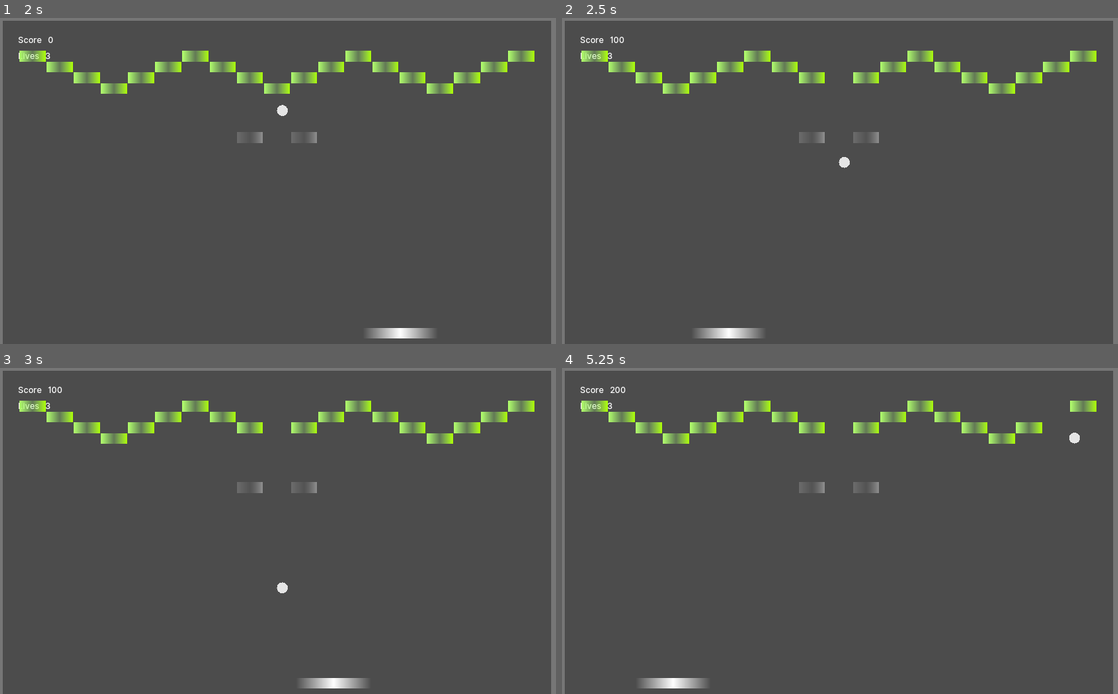
Above: before the commit, frames 1-4 (two rows, left to right).
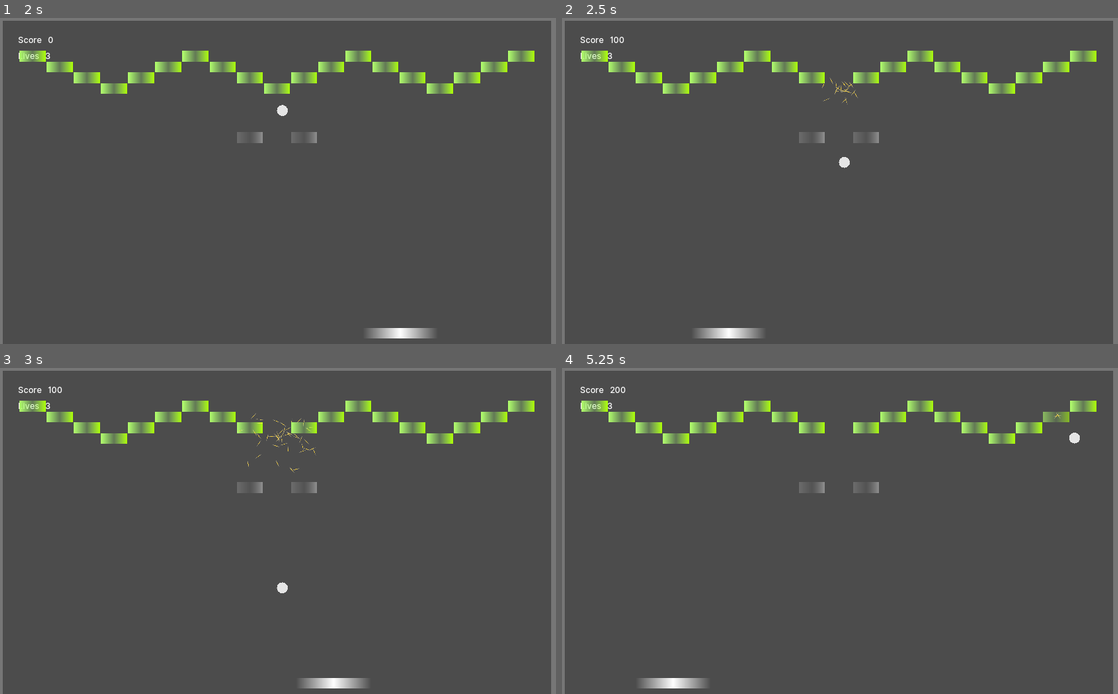
Above: after the commit, the same moments.

Repository: Calinou/gdbreakout
Game: Godot game, scene res://menu/main.tscn
Same seed, same stepped clock (60 frames per second), same inputs: the game is played once before the commit and once after it.
Inputs (mouse positions are in pixels of both pictures, inside the frame that each line leads up to):
- Up to frame 1 (2 s): click "Play" at 0.5 s; move the mouse to (400, 164) at 1.27 s
- Up to frame 2 (2.5 s): move the mouse to (728, 197) at 2.02 s
- Up to frame 3 (3 s): move the mouse to (333, 459) at 2.77 s
- Up to frame 4 (5.25 s): move the mouse to (812, 596) at 3.52 s; move the mouse to (1006, 579) at 4.27 s; move the mouse to (673, 482) at 5.02 s

Frame 1 is identical in both runs. In frame 2, less than 0.1% of the frame differs, in the area x 46-54%, y 18-27%; in frame 3, less than 0.1%; in frame 4, 0.2%, in the area x 86-92%, y 13-17%.

Commit message:
Add a brick destruction animation

Diff:
--- a/game/brick/brick.gd
+++ b/game/brick/brick.gd
@@ -21,6 +21,7 @@
 
 func destroy() -> void:
 	randomize()
+	$AnimationPlayer.play("destroy")
 
 	if randi() % item_rarity == 0:
 		# Pick a random item and spawn it
@@ -29,4 +30,6 @@
 		item.position = position
 
 	emit_signal("brick_destroyed")
+
+func _on_animation_finished(animation: String) -> void:
 	queue_free()
--- a/game/brick/brick.tscn
+++ b/game/brick/brick.tscn
@@ -1,22 +1,75 @@
-[gd_scene load_steps=5 format=2]
+[gd_scene load_steps=8 format=2]
 
 [ext_resource path="res://game/brick/brick.gd" type="Script" id=1]
 
-[sub_resource type="RectangleShape2D" id=1]
+[sub_resource type="RectangleShape2D" id=6]
 
 custom_solver_bias = 0.0
 extents = Vector2( 24, 10 )
 
-[sub_resource type="Gradient" id=2]
+[sub_resource type="Gradient" id=7]
 
 offsets = PoolRealArray( 0, 0.5, 1 )
 colors = PoolColorArray( 0.701477, 1, 0.429688, 1, 0.652832, 1, 0.4375, 0.25098, 0.677185, 1, 0.0390625, 1 )
 
-[sub_resource type="GradientTexture" id=3]
+[sub_resource type="GradientTexture" id=8]
 
 flags = 4
-gradient = SubResource( 2 )
+gradient = SubResource( 7 )
 width = 48
+
+[sub_resource type="Gradient" id=4]
+
+offsets = PoolRealArray( 0, 0.5, 1 )
+colors = PoolColorArray( 1, 1, 1, 0, 1, 0.823853, 0.132812, 1, 1, 1, 1, 0 )
+
+[sub_resource type="GradientTexture" id=5]
+
+flags = 4
+gradient = SubResource( 4 )
+width = 16
+
+[sub_resource type="Animation" id=9]
+
+length = 2.0
+loop = false
+step = 0.1
+tracks/0/type = "value"
+tracks/0/path = NodePath("Particles2D:emitting")
+tracks/0/interp = 1
+tracks/0/loop_wrap = true
+tracks/0/imported = false
+tracks/0/enabled = true
+tracks/0/keys = {
+"times": PoolRealArray( 0 ),
+"transitions": PoolRealArray( 1 ),
+"update": 1,
+"values": [ true ]
+}
+tracks/1/type = "value"
+tracks/1/path = NodePath("CollisionShape2D:disabled")
+tracks/1/interp = 1
+tracks/1/loop_wrap = true
+tracks/1/imported = false
+tracks/1/enabled = true
+tracks/1/keys = {
+"times": PoolRealArray( 0.00553823 ),
+"transitions": PoolRealArray( 1 ),
+"update": 1,
+"values": [ true ]
+}
+tracks/2/type = "value"
+tracks/2/path = NodePath("Sprite:modulate")
+tracks/2/interp = 1
+tracks/2/loop_wrap = true
+tracks/2/imported = false
+tracks/2/enabled = true
+tracks/2/keys = {
+"times": PoolRealArray( 0.00555134, 0.2 ),
+"transitions": PoolRealArray( 1, 1 ),
+"update": 0,
+"values": [ Color( 1, 1, 1, 1 ), Color( 1, 1, 1, 0 ) ]
+}
 
 [node name="Brick" type="StaticBody2D"]
 input_pickable = false
@@ -28,8 +81,87 @@
 item_rarity = 10
 
 [node name="CollisionShape2D" type="CollisionShape2D" parent="."]
-shape = SubResource( 1 )
+shape = SubResource( 6 )
 
 [node name="Sprite" type="Sprite" parent="."]
 scale = Vector2( 1, 20 )
-texture = SubResource( 3 )
+texture = SubResource( 8 )
+
+[node name="Particles2D" type="CPUParticles2D" parent="."]
+emitting = false
+amount = 50
+lifetime = 1.0
+one_shot = true
+preprocess = 0.0
+speed_scale = 1.0
+explosiveness = 0.0
+randomness = 1.0
+fixed_fps = 0
+fract_delta = true
+local_coords = true
+draw_order = 0
+texture = SubResource( 5 )
+normalmap = null
+emission_shape = 2
+emission_rect_extents = Vector2( 1, 1 )
+emission_points = PoolVector2Array(  )
+emission_colors = PoolColorArray(  )
+flag_align_y = false
+spread = 180.0
+flatness = 0.0
+gravity = Vector2( 0, 0 )
+initial_velocity = 80.0
+initial_velocity_random = 0.0
+angular_velocity = 360.0
+angular_velocity_random = 1.0
+angular_velocity_curve = null
+linear_accel = 0.0
+linear_accel_random = 0.0
+linear_accel_curve = null
+radial_accel = 0.0
+radial_accel_random = 0.0
+radial_accel_curve = null
+tangential_accel = 0.0
+tangential_accel_random = 0.0
+tangential_accel_curve = null
+damping = 0.0
+damping_random = 0.0
+damping_curve = null
+angle = 360.0
+angle_random = 1.0
+angle_curve = null
+scale = 1.0
+scale_random = 0.0
+scale_curve = null
+color = Color( 1, 1, 1, 1 )
+color_ramp = null
+hue_variation = 0.0
+hue_variation_random = 0.0
+hue_variation_curve = null
+anim_speed = 0.0
+anim_speed_random = 0.0
+anim_speed_curve = null
+anim_offset = 0.0
+anim_offset_random = 0.0
+anim_offset_curve = null
+anim_loop = false
+
+[node name="AudioStreamPlayer" type="AudioStreamPlayer" parent="."]
+stream = null
+volume_db = 0.0
+pitch_scale = 1.0
+autoplay = false
+stream_paused = false
+mix_target = 0
+bus = "Master"
+
+[node name="AnimationPlayer" type="AnimationPlayer" parent="."]
+root_node = NodePath("..")
+autoplay = ""
+playback_process_mode = 1
+playback_default_blend_time = 0.0
+playback_speed = 1.0
+anims/destroy = SubResource( 9 )
+blend_times = [  ]
+
+[connection signal="animation_finished" from="AnimationPlayer" to="." method="_on_animation_finished"]
